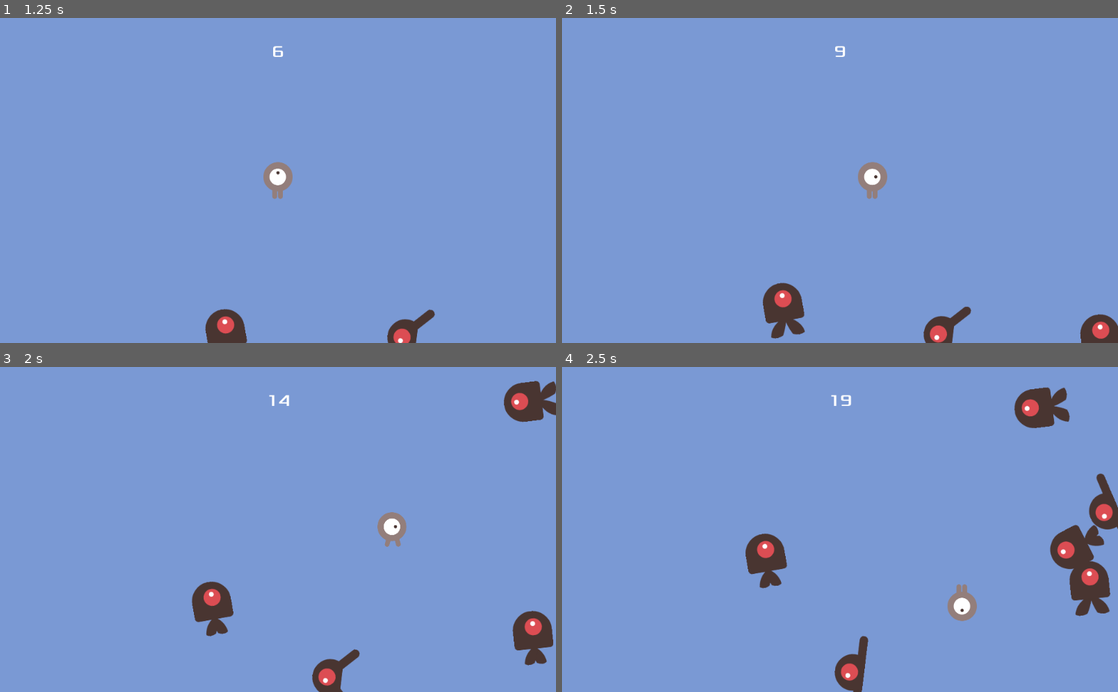
Above: before the commit, frames 1-4 (two rows, left to right).
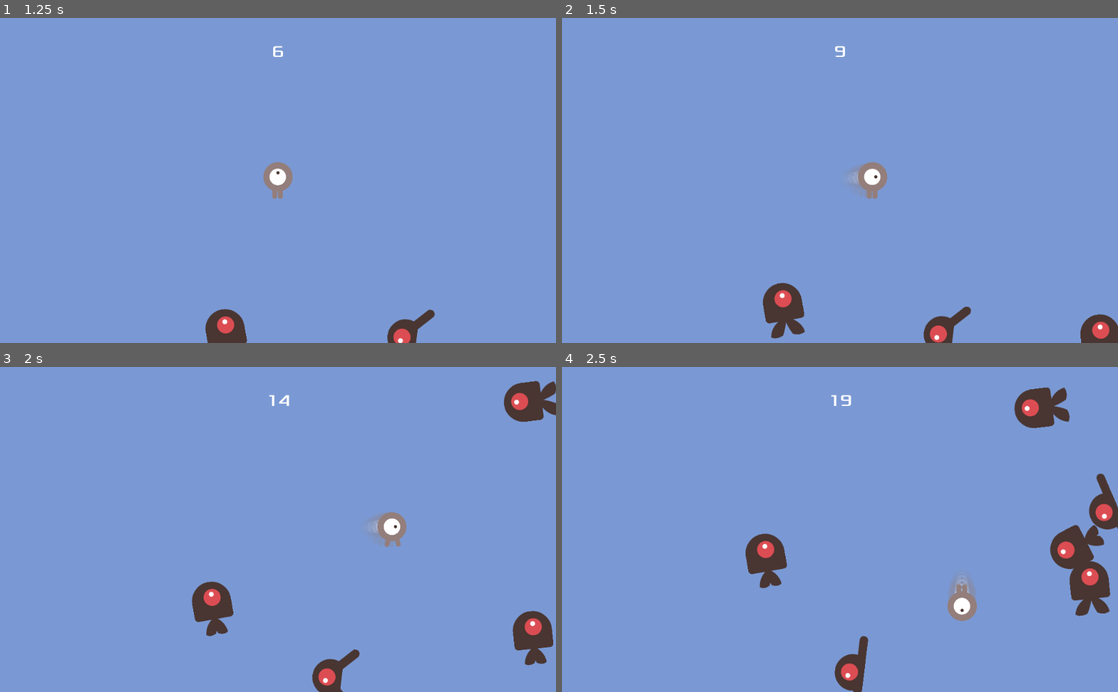
Above: after the commit, the same moments.

Repository: theodoreguillet/DodgeTheCreeps
Game: Godot game, scene res://Main.tscn
Two runs of this game, one before a commit and one after it. Both use one fixed random seed, a clock stepped at 60 frames per second and the inputs below.
Inputs:
- Up to frame 1 (1.25 s): click "Start The Game" at 0.5 s
- Up to frame 2 (1.5 s): hold Right from 1.28 s (still down)
- Up to frame 3 (2 s): keep holding Right
- Up to frame 4 (2.5 s): release Right at 2.03 s; hold Down from 2.03 s (still down)

Frame 1 is identical in both runs. In frame 2, less than 0.1% of the frame differs, in the area x 52-55%, y 44-56%; in frame 3, less than 0.1%; in frame 4, 0.1%, in the area x 69-75%, y 64-71%.

Commit message:
Particles bug fixed

Diff:
--- a/Player.gd
+++ b/Player.gd
@@ -6,14 +6,30 @@
 export (int) var SPEED = 400
 export (bool) var CLAMP = false
 
+export (bool) var FORCE_CPU_PARTICLES = false
+
 var screenSize
 
 var velocity = Vector2()
 
+var particles: Node2D
+
 # Called when the node enters the scene tree for the first time.
 func _ready():
 	hide()
-	$Particles2D.emitting = false
+
+	print("Video driver: " + OS.get_video_driver_name(OS.get_current_video_driver()))
+	if OS.get_name() == "HTML5" or FORCE_CPU_PARTICLES:
+		print("Working on web");
+		print("Using CPUParticles2D")
+		particles = $CPUParticles2D;
+		$Particles2D.emitting = false
+		$Particles2D.hide()
+	else :
+		print("Using Particles2D")
+		particles = $Particles2D;
+		$CPUParticles2D.emitting = false
+		$CPUParticles2D.hide()
 
 	screenSize = get_viewport_rect().size
 
@@ -59,10 +75,9 @@
 		$AnimatedSprite.animation = "droite" if velocity.x != 0 else "haut"
 		$AnimatedSprite.flip_h = velocity.x < 0
 		$AnimatedSprite.flip_v = velocity.y > 0
-		$Particles2D.emitting = false
-		# $Particles2D.emitting = true
+		particles.emitting = true
 	else :
-		$Particles2D.emitting = false
+		particles.emitting = false
 
 func onBodyEntered(body: PhysicsBody2D) :
 	emit_signal("player_hit");
--- a/Player.tscn
+++ b/Player.tscn
@@ -22,11 +22,16 @@
 [sub_resource type="ParticlesMaterial" id=5]
 flag_disable_z = true
 gravity = Vector3( 0, 0, 0 )
-angular_velocity = 65396.6
 orbit_velocity = 0.0
 orbit_velocity_random = 0.0
 scale_curve = SubResource( 4 )
 color_ramp = SubResource( 2 )
+
+[sub_resource type="Curve" id=8]
+_data = [ Vector2( 0.000275809, 0.5099 ), 0.0, 0.0, 0, 0, Vector2( 1, 0 ), 0.0, 0.0, 0, 0 ]
+
+[sub_resource type="Gradient" id=9]
+colors = PoolColorArray( 1, 1, 1, 0.235294, 1, 1, 1, 0 )
 
 [sub_resource type="SpriteFrames" id=6]
 animations = [ {
@@ -46,6 +51,7 @@
 height = 13.5501
 
 [node name="Player" type="Area2D"]
+position = Vector2( 200, 200 )
 script = ExtResource( 1 )
 SPEED = 300
 
@@ -56,6 +62,17 @@
 process_material = SubResource( 5 )
 texture = ExtResource( 2 )
 
+[node name="CPUParticles2D" type="CPUParticles2D" parent="."]
+amount = 10
+lifetime = 0.8
+speed_scale = 3.0
+local_coords = false
+texture = ExtResource( 2 )
+gravity = Vector2( 0, 0 )
+initial_velocity = 0.0
+scale_amount_curve = SubResource( 8 )
+color_ramp = SubResource( 9 )
+
 [node name="AnimatedSprite" type="AnimatedSprite" parent="."]
 scale = Vector2( 0.5, 0.5 )
 frames = SubResource( 6 )
Not shown: 1 places in Player.tscn that only renumber resources
Not shown, changed: Export_html/DodgeTheCreeps.html
Not shown, changed: Export_html/DodgeTheCreeps.js
Not shown, changed: Export_html/DodgeTheCreeps.pck
Not shown, changed: Export_html/DodgeTheCreeps.wasm
Not shown, changed: Export_pc/DodgeTheCreeps.exe
Not shown, changed: Export_pc/DodgeTheCreeps.pck
Not shown, changed: Export_pc/DodgeTheCreeps.x86_64
